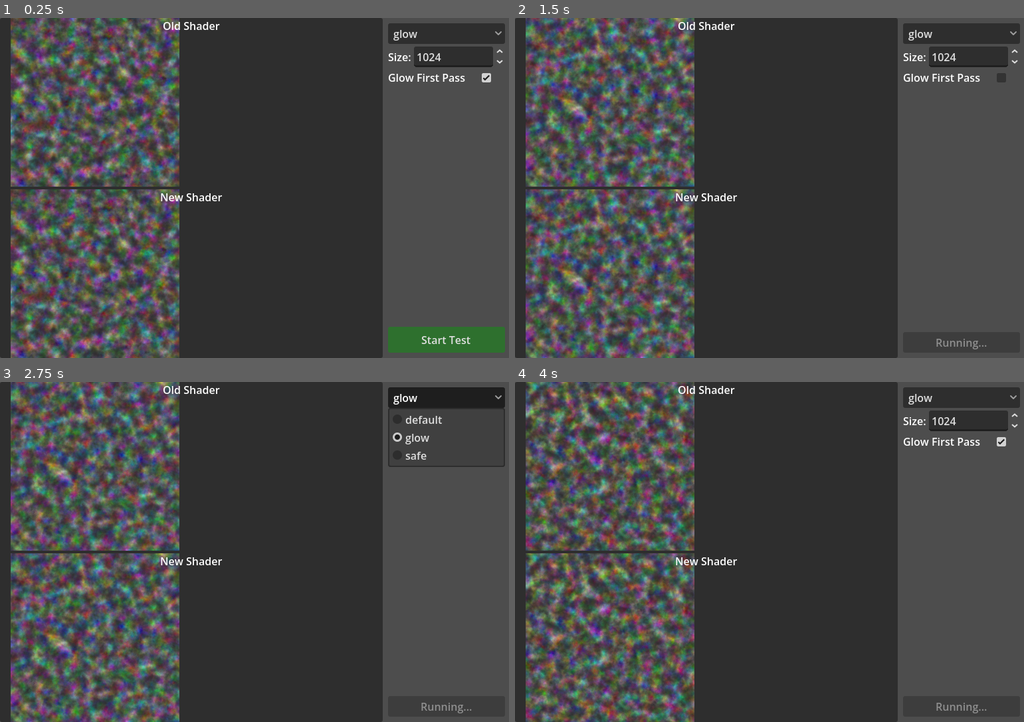
Above: before the commit, frames 1-4 (two rows, left to right).
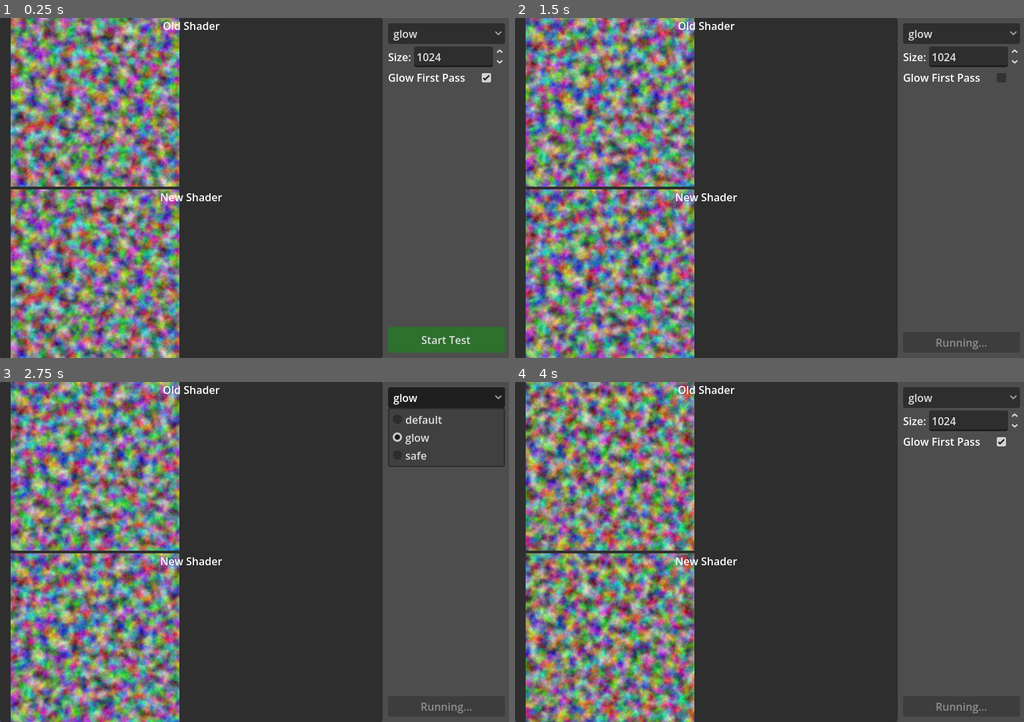
Above: after the commit, the same moments.

Repository: SoftLattice/optimized-copy-shader-benchmark
Game: Godot game, scene res://benchmark/benchmark.tscn
The game is run twice, just before and just after one commit, with the same random seed, the same clock (stepped at 60 frames per second) and the same inputs.
Inputs (mouse positions are in pixels of both pictures, inside the frame that each line leads up to):
- Up to frame 1 (0.25 s): no input
- Up to frame 2 (1.5 s): click (1003, 79) at 0.5 s; click "Start Test" at 1.25 s
- Up to frame 3 (2.75 s): click "glow" at 2 s
- Up to frame 4 (4 s): click "glow" at 2.75 s; click (1003, 443) at 3.5 s

The runs differ from the first frame. In frame 1, 31% of the frame differs, in the area x 2-36%, y 0-100%; in frame 2, 31%; in frame 3, 31%; in frame 4, 31%.
Error in both runs: Cannot call method 'shader_create_from_spirv' on a null value. (res://benchmark/benchmark.gd:50)

Commit message:
Stricter typing adherence and loop unrolling

Diff:
--- a/benchmark/common_values.gd
+++ b/benchmark/common_values.gd
@@ -56,9 +56,9 @@
     for x in range(IMAGE_SIZE):
         for y in range(IMAGE_SIZE):
             var color_floats: Array[float] = [0, 0, 0, 1]
-            for channel in range(4):
+            for channel in range(3):
                 color_floats[channel] = channel_colors[channel].get_pixel(x, y).r
-            image.set_pixel(x, y, Color(color_floats[0], color_floats[1], color_floats[2], color_floats[3]))
+            image.set_pixel(x, y, Color(color_floats[0], color_floats[1], color_floats[2], 1.))
 
     return image
 
@@ -104,7 +104,7 @@
     for x in range(result_size.x):
         for y in range(result_size.y):
             var color_d: Color = result_images["original"].get_pixel(x, y) - result_images["new"].get_pixel(x, y)
-            color_d = Color(absf(color_d.r), absf(color_d.g), absf(color_d.b), absf(color_d.a))
+            color_d = Color(absf(color_d.r), absf(color_d.g), absf(color_d.b), 0.)
             color_diff_max = maxf(color_diff_max, maxf(color_d.r, maxf(color_d.g, color_d.b)))
             color_diff += color_d
 
Not shown, changed: copy.glsl
